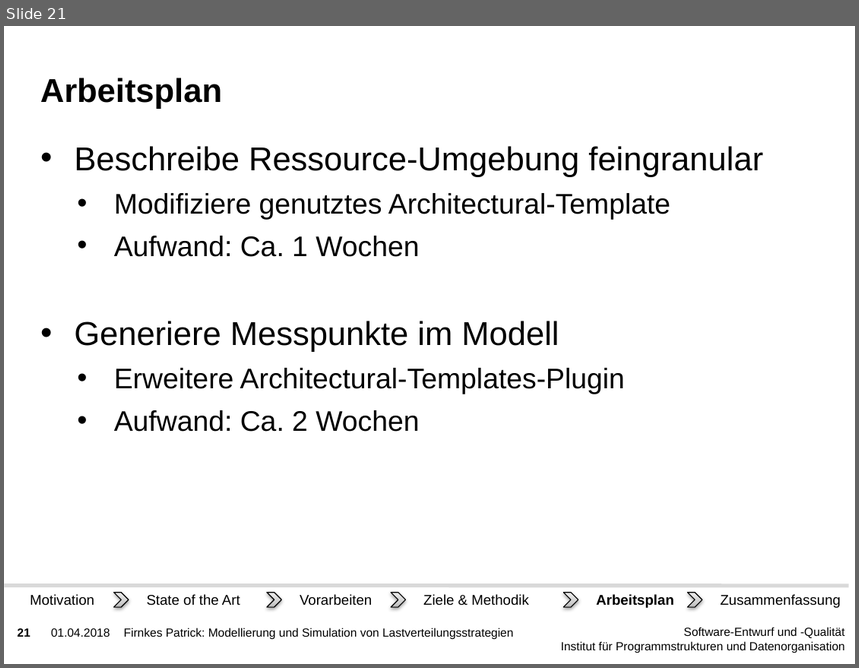
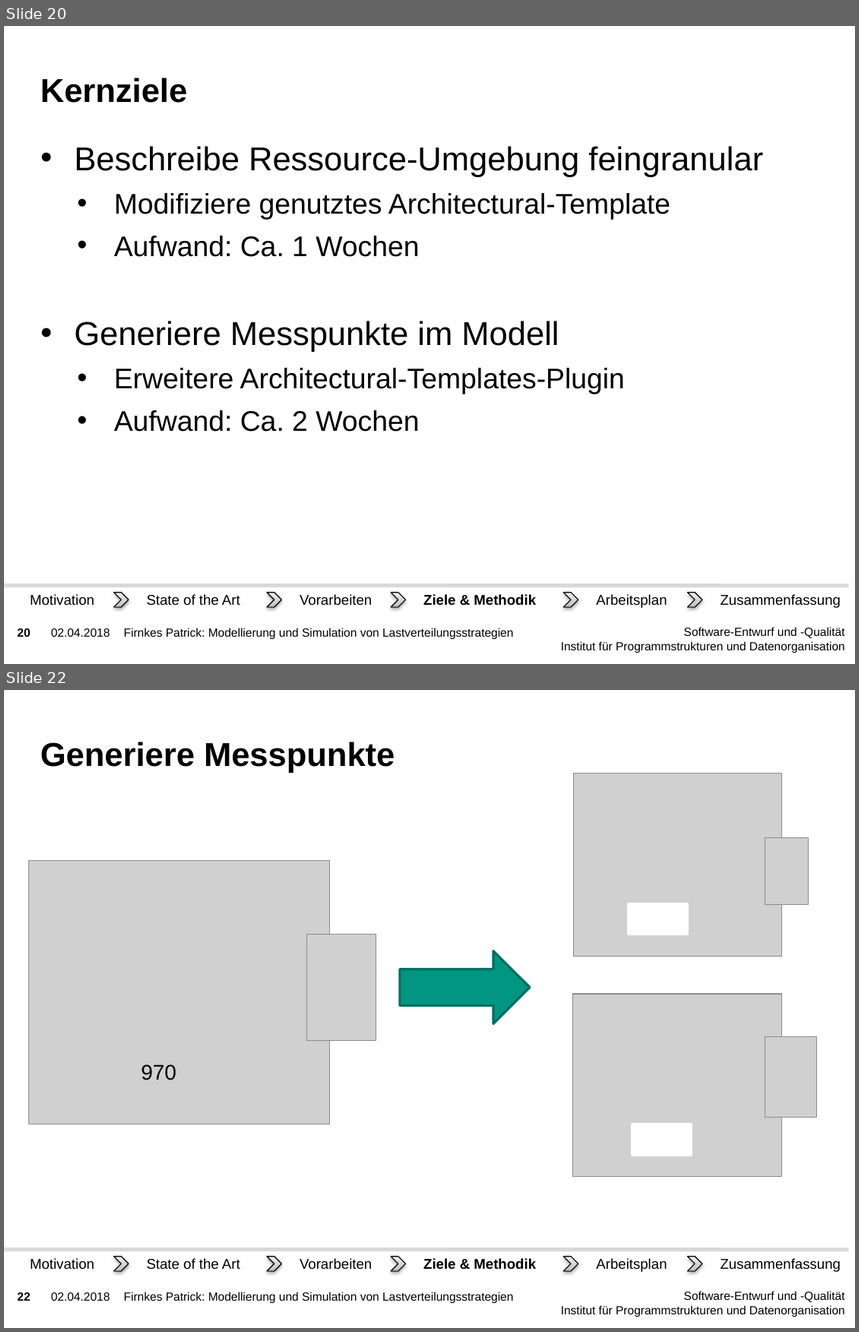
Before and after one commit to PatFirn/wlcg-loadbalancing, a slide deck: presentations/projekt-antrag.pptx. Shown one above the other, each under a label of ours: slide 21 before the commit, slides 20 and 22 after it; the slides between them are not shown. The pictures are 859x668 and 859x1332 pixels, drawn with LibreOffice and Linux fonts; fonts in the diff are those of the drawing; grey boxes stand for pictures; background and template pictures are left out. Boxes give left, top, right and bottom in pixels: in the first picture for what was removed or moved away, otherwise in the second. Text is boxed around its words. In the diff, an @@ line names an element or a change of style, - is before the commit and + after.

```diff
--- a/presentations/projekt-antrag.pptx
+++ b/presentations/projekt-antrag.pptx
@@ slide 22 added at (x1=4, y1=690, x2=855, y2=1328), background picture (left out); not listed: 3 template elements that a slide beside it also shows @@
@@ title added at (x1=40, y1=742, x2=395, y2=773), 28 pt, text #000000, bold @@
+Generiere Messpunkte
@@ picture added at (x1=573, y1=774, x2=782, y2=957) @@
@@ picture added at (x1=765, y1=838, x2=808, y2=905) @@
@@ picture added at (x1=28, y1=861, x2=329, y2=1125) @@
@@ rectangle added at (x1=628, y1=904, x2=687, y2=934), fill #FFFFFF, outline #FFFFFF 2 pt @@
@@ picture added at (x1=307, y1=934, x2=376, y2=1040) @@
@@ right arrow added at (x1=400, y1=951, x2=530, y2=1024), fill #009682, outline #006F60 2 pt @@
@@ picture added at (x1=572, y1=994, x2=781, y2=1177) @@
@@ picture added at (x1=765, y1=1037, x2=817, y2=1117) @@
@@ text added at (x1=141, y1=1065, x2=177, y2=1081), 18 pt, text #000000 @@
+970
@@ rectangle added at (x1=633, y1=1125, x2=692, y2=1156), fill #FFFFFF, outline #FFFFFF 2 pt @@
@@ group added at (x1=4, y1=1250, x2=849, y2=1272): 6 texts, 5 chevrons, 1 line @@
+State of the Art
+Vorarbeiten
+Zusammenfassung
+Motivation
+Ziele & Methodik
+Arbeitsplan
@@ text added at (x1=124, y1=1292, x2=513, y2=1304), 10 pt, text #000000 @@
+Firnkes Patrick: Modellierung und Simulation von Lastverteilungsstrategien
@@ what was slide 21 is now slide 20 @@
@@ slide 20 changed as well @@
@@ title at (x1=40, y1=78, x2=187, y2=103): text changed @@
-Arbeitsplan
+Kernziele
@@ text "Ziele & Methodik" at (x1=424, y1=594, x2=536, y2=606): bold on @@
@@ text "Arbeitsplan" at (x1=596, y1=594, x2=667, y2=608): bold off @@
@@ page number at (x1=17, y1=629, x2=30, y2=637): text changed @@
-21
+20
@@ text at (x1=51, y1=629, x2=110, y2=637): text changed @@
-01.04.2018
+02.04.2018
```
Also in this commit, not shown: 36 other slides changed.
